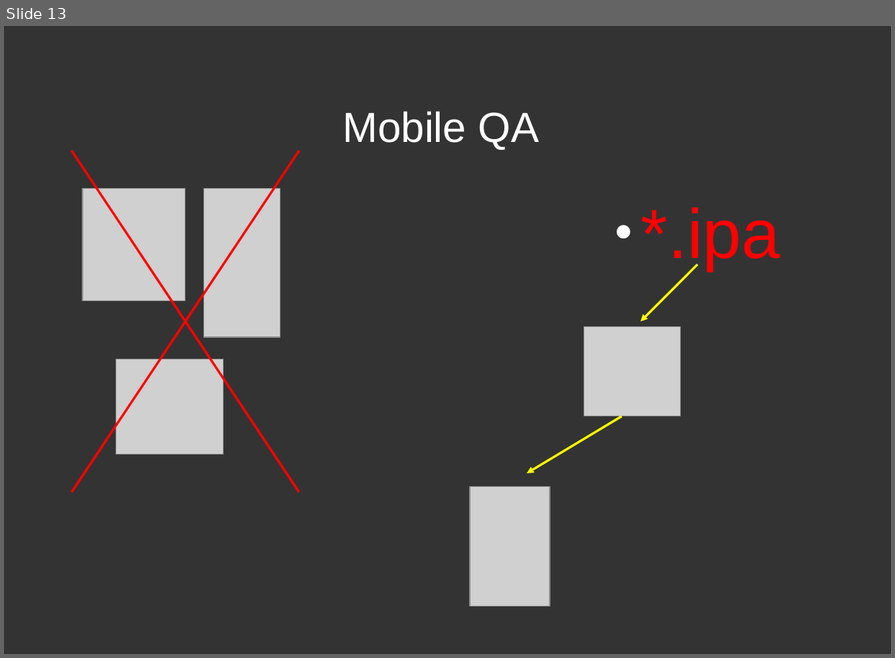
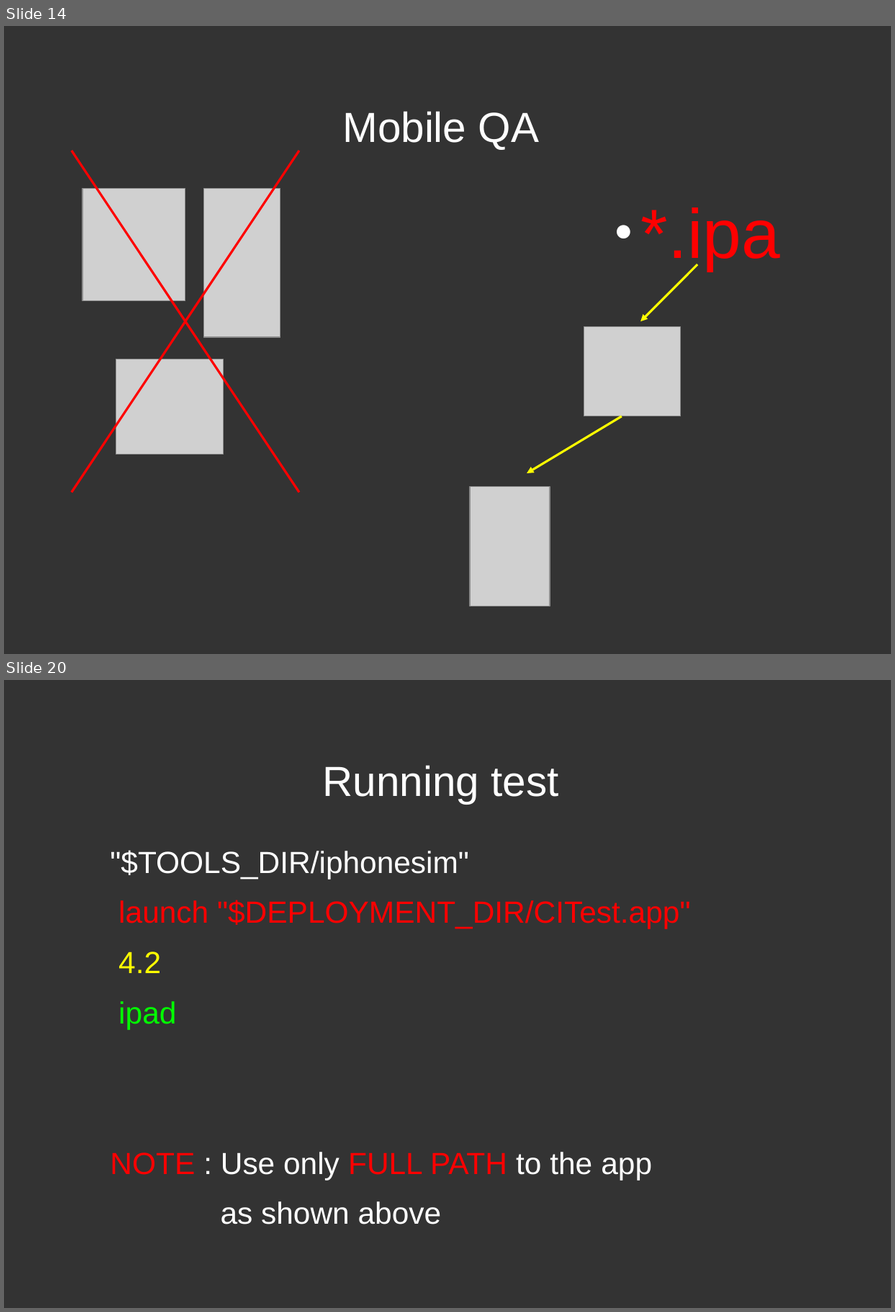
Before and after one commit to dodikk/iOS-articles, a slide deck: 3-iContiniousIntegration/ciPresentation.odp. Shown one above the other, each under a label of ours: slide 13 before the commit, slides 14 and 20 after it; the slides between them are not shown. The pictures are 895x658 and 895x1312 pixels, drawn with LibreOffice and Linux fonts; fonts in the diff are those of the drawing; grey boxes stand for pictures. Boxes give left, top, right and bottom in pixels: in the first picture for what was removed or moved away, otherwise in the second. Text is boxed around its words. In the diff, an @@ line names an element or a change of style, - is before the commit and + after.

```diff
--- a/3-iContiniousIntegration/ciPresentation.odp
+++ b/3-iContiniousIntegration/ciPresentation.odp
@@ slide 20 added at (4, 680, 891, 1308), background #333333 @@
@@ title added at (323, 765, 558, 804), 39.9 pt, text #FFFFFF @@
+Running test
@@ text added at (110, 850, 690, 1224), 29 pt, text #FFFFFF @@
+"$TOOLS_DIR/iphonesim"
+launch "$DEPLOYMENT_DIR/CITest.app"
+4.2
+ipad
+NOTE : Use only FULL PATH to the app
+as shown above
@@ what was slide 13 is now slide 14 @@
```
Also in this commit, not shown: 11 other slides added, 1 slide removed, 1 other file.
